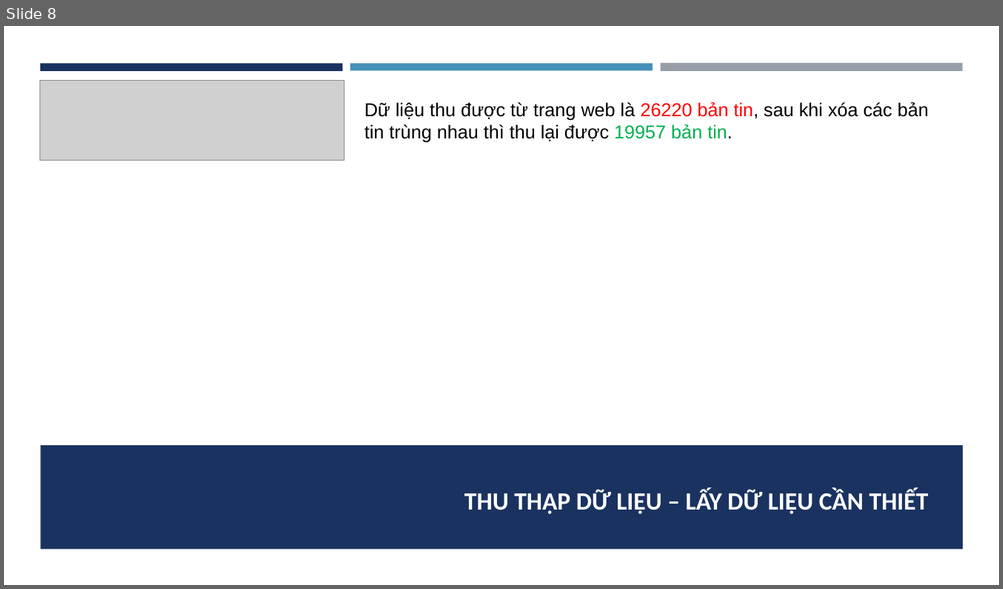
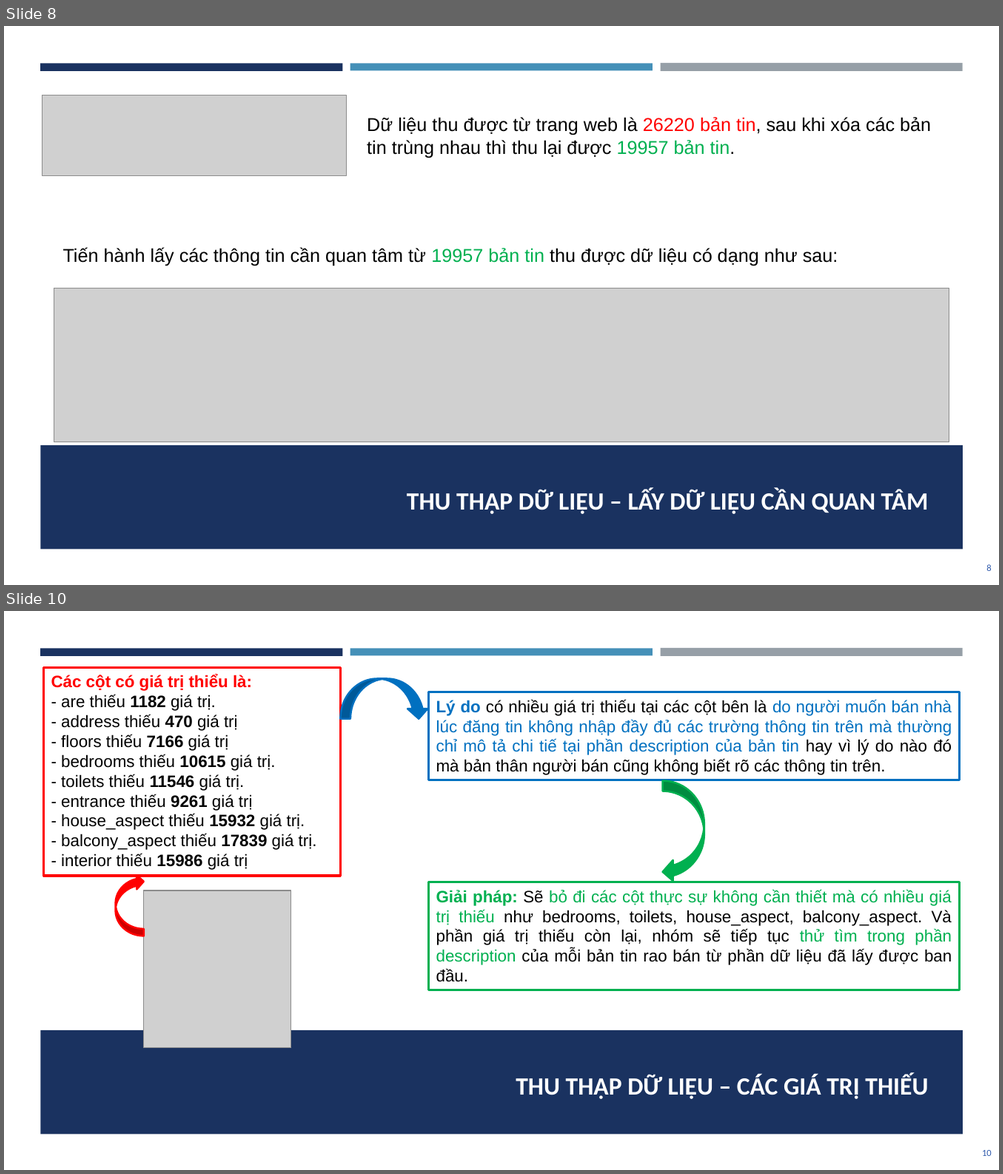
Before and after one commit to dpnam/DS-Final-Project, a slide deck: report-slide/BaoCaoLan01_DS.pptx. Shown one above the other, each under a label of ours: slide 8 before the commit, slides 8 and 10 after it; the slides between them are not shown. The pictures are 1003x589 and 1003x1174 pixels, drawn with LibreOffice and Linux fonts; fonts in the diff are those of the drawing; grey boxes stand for pictures. Boxes give left, top, right and bottom in pixels: in the first picture for what was removed or moved away, otherwise in the second. Text is boxed around its words. In the diff, an @@ line names an element or a change of style, - is before the commit and + after.

```diff
--- a/report-slide/BaoCaoLan01_DS.pptx
+++ b/report-slide/BaoCaoLan01_DS.pptx
@@ slide 10 added at <box>4,611,999,1170</box>, background #FFFFFF; not listed: 4 template elements that a slide beside it also shows @@
@@ rectangle added at <box>43,668,340,876</box>, outline #FF0000 2.25 pt, 16 pt, text #000000 @@
+Các cột có giá trị thiểu là:
+- are thiếu 1182 giá trị.
+- address thiếu 470 giá trị
+- floors thiếu 7166 giá trị
+- bedrooms thiếu 10615 giá trị.
+- toilets thiếu 11546 giá trị.
+- entrance thiếu 9261 giá trị
+- house_aspect thiếu 15932 giá trị.
+- balcony_aspect thiếu 17839 giá trị.
+- interior thiếu 15986 giá trị
@@ curved down arrow added at <box>341,679,429,719</box>, fill #0070C0, outline #0070C0 1.75 pt @@
@@ rectangle added at <box>429,692,959,780</box>, outline #0070C0 2.25 pt, 16 pt, text #0070C0 @@
+Lý do có nhiều giá trị thiếu tại các cột bên là do người muốn bán nhà lúc đăng tin không nhập đầy đủ các trường thông tin trên mà thường chỉ mô tả chi tiế tại phần description của bản tin hay vì lý do nào đó mà bản thân người bán cũng không biết rõ các thông tin trên.
@@ curved left arrow added at <box>663,781,705,883</box>, fill #00B050, outline #00B050 1.75 pt @@
@@ curved left arrow added at <box>115,874,144,937</box>, fill #FF0000, outline #FF0000 1.75 pt @@
@@ picture added at <box>144,891,291,1048</box> @@
@@ rectangle added at <box>429,883,959,991</box>, outline #00B050 2.25 pt, 16 pt, text #000000 @@
+Giải pháp: Sẽ bỏ đi các cột thực sự không cần thiết mà có nhiều giá trị thiếu như bedrooms, toilets, house_aspect, balcony_aspect. Và phần giá trị thiếu còn lại, nhóm sẽ tiếp tục thử tìm trong phần description của mỗi bản tin rao bán từ phần dữ liệu đã lấy được ban đầu.
@@ title added at <box>515,1075,928,1099</box>, 24 pt, text #FFFFFF, bold @@
+THU THẬP DỮ LIỆU – CÁC GIÁ TRỊ THIẾU
@@ page number added at <box>982,1150,991,1156</box>, 9 pt, text #2F5AAC @@
+10
@@ slide 8 changed as well @@
@@ picture: place and size @@
-picture at <box>40,81,344,161</box>
+picture at <box>42,96,347,176</box>
@@ text "Dữ liệu thu được từ ...": place and size @@
-text "Dữ liệu thu được từ ..." at <box>364,102,928,143</box>
+text "Dữ liệu thu được từ ..." at <box>367,117,930,158</box>
@@ text added at <box>63,247,838,266</box>, 18 pt, text #000000 @@
+Tiến hành lấy các thông tin cần quan tâm từ 19957 bản tin thu được dữ liệu có dạng như sau:
@@ picture added at <box>54,289,948,443</box> @@
@@ title at <box>407,490,928,514</box>: text changed @@
-THU THẬP DỮ LIỆU – LẤY DỮ LIỆU CẦN THIẾT
+THU THẬP DỮ LIỆU – LẤY DỮ LIỆU CẦN QUAN TÂM
@@ page number added at <box>986,565,990,571</box>, 9 pt, text #2F5AAC @@
+8
```
Also in this commit, not shown: 8 other slides changed, 1 other slide added, 2 other files.
